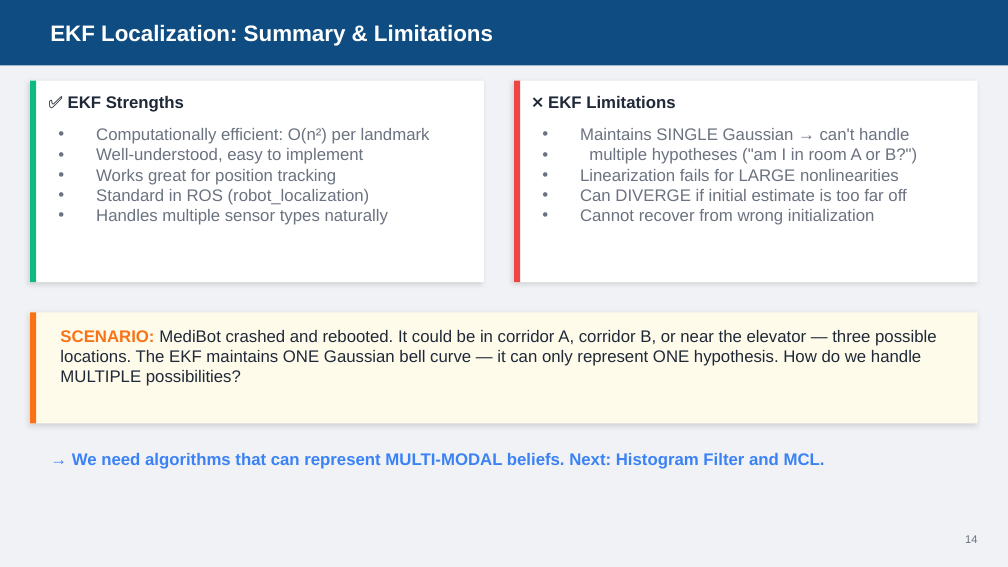
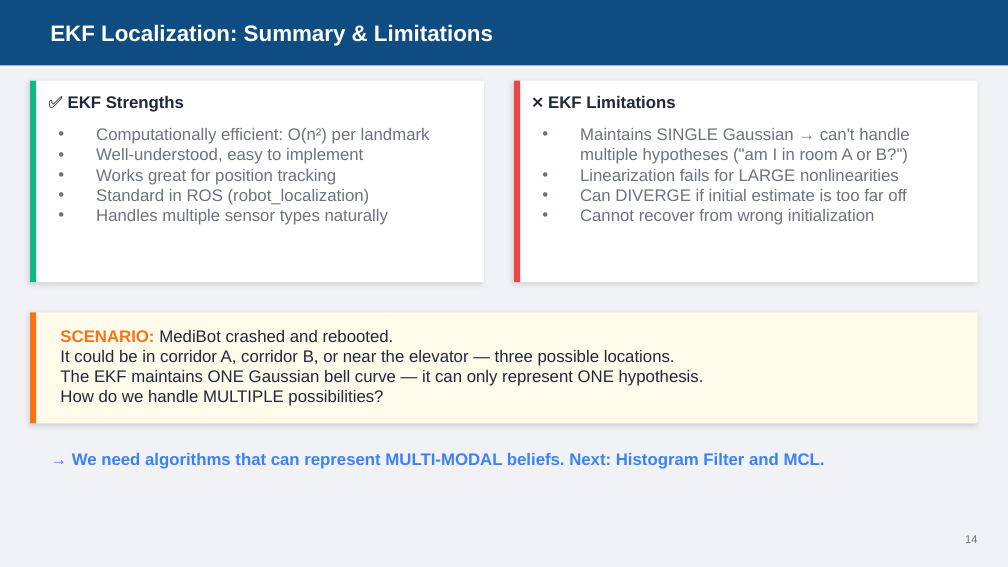
Before and after one commit to AbbadiAhmad/mobile_robots_course, a slide deck: slide 15 of Slides/Mod06/MOD006-Localization.pptx. Drawn at 1008x567 pixels with LibreOffice and Linux fonts; fonts in the diff are those of the drawing. Boxes give left, top, right and bottom in pixels: in the first picture for what was removed or moved away, otherwise in the second. Text is boxed around its words. In the diff, an @@ line names an element or a change of style, - is before the commit and + after.

```diff
--- a/Slides/Mod06/MOD006-Localization.pptx
+++ b/Slides/Mod06/MOD006-Localization.pptx
@@ text at [580, 128, 909, 164]: text changed @@
-• Maintains SINGLE Gaussian → can't handle
-• multiple hypotheses ("am I in room A or B?")
+• Maintains SINGLE Gaussian → can't handle multiple hypotheses ("am I in room A or B?")
@@ text at [60, 330, 704, 406]: text changed @@
-SCENARIO: MediBot crashed and rebooted. It could be in corridor A, corridor B, or near the elevator — three possible locations. The EKF maintains ONE Gaussian bell curve — it can only represent ONE hypothesis. How do we handle MULTIPLE possibilities?
+SCENARIO: MediBot crashed and rebooted.
+It could be in corridor A, corridor B, or near the elevator — three possible locations.
+The EKF maintains ONE Gaussian bell curve — it can only represent ONE hypothesis.
+How do we handle MULTIPLE possibilities?
```
Also in this commit, not shown: 16 other slides changed, 1 slide added, 1 slide removed, 3 other files.
